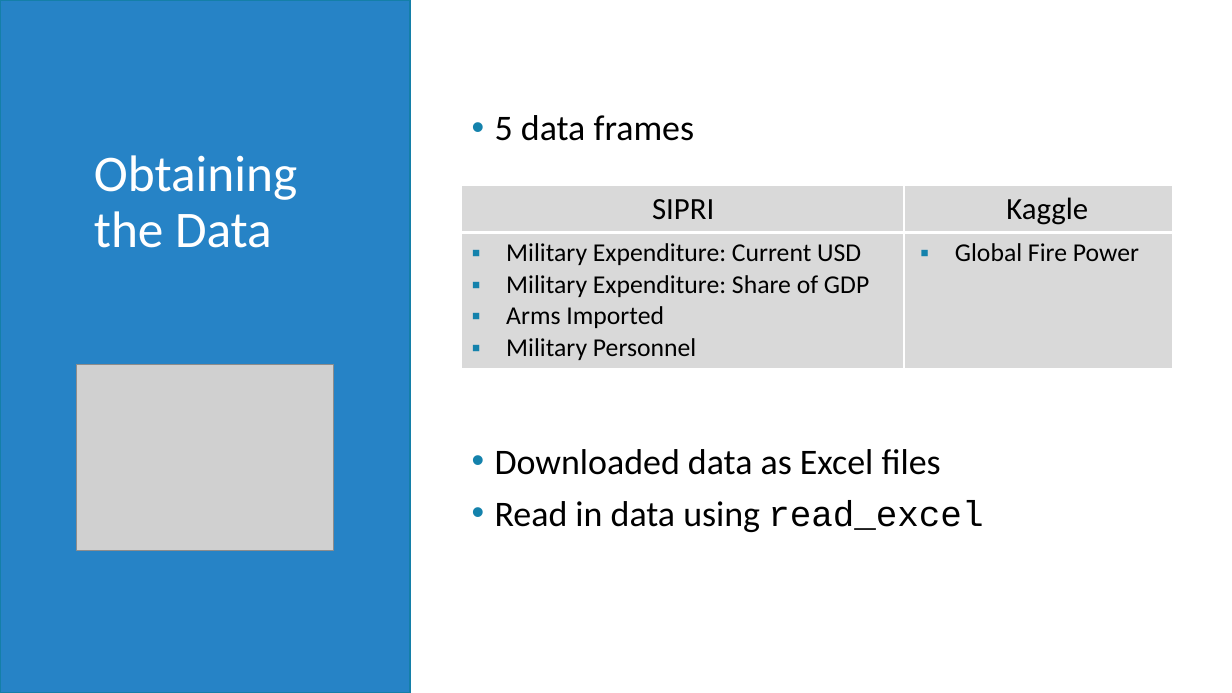
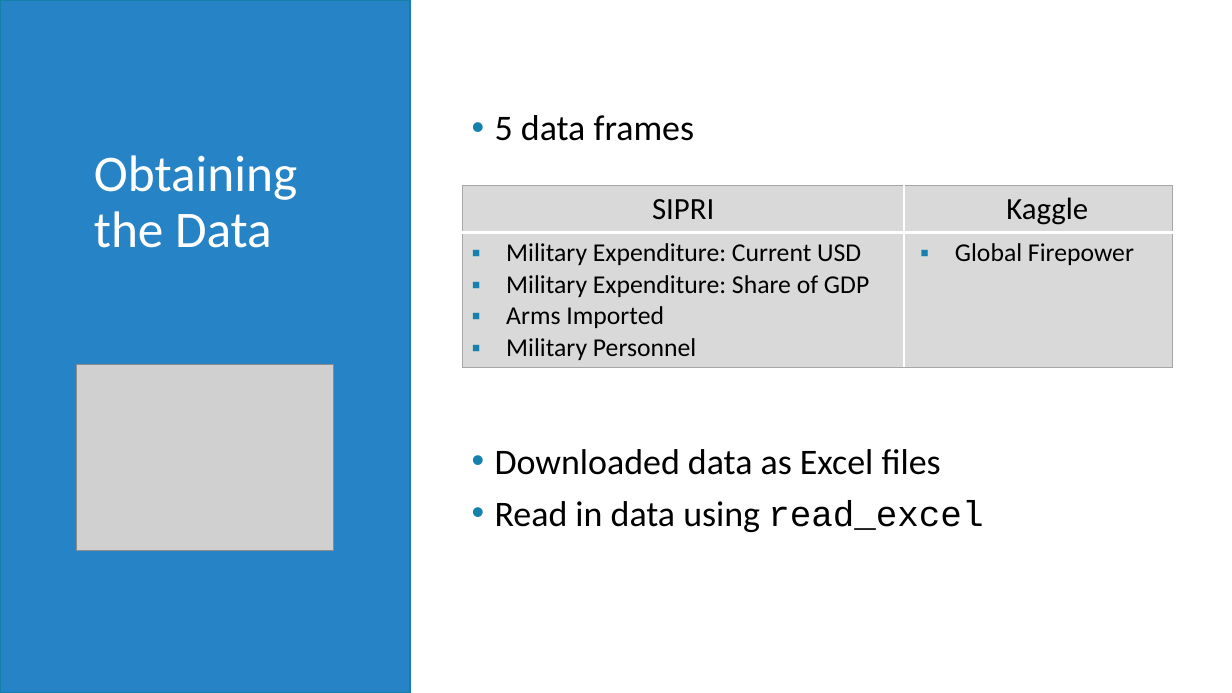
Before and after one commit to xazip/ds202_Final_Project, a slide deck: slide 3 of DS 202 Final Presentation.pptx (slide 2 before the commit). Drawn at 1232x693 pixels with LibreOffice and Linux fonts; fonts in the diff are those of the drawing; grey boxes stand for pictures. Boxes give left, top, right and bottom in pixels: in the first picture for what was removed or moved away, otherwise in the second. Text is boxed around its words. In the diff, an @@ line names an element or a change of style, - is before the commit and + after.

```diff
--- a/DS 202 Final Presentation.pptx
+++ b/DS 202 Final Presentation.pptx
@@ table at <box>462,186,1172,364</box> @@
-row 2, column 2: Global Fire Power
+row 2, column 2: Global Firepower
@@ borders changed @@
```
Also in this commit, not shown: 11 other slides changed, 3 slides added.
